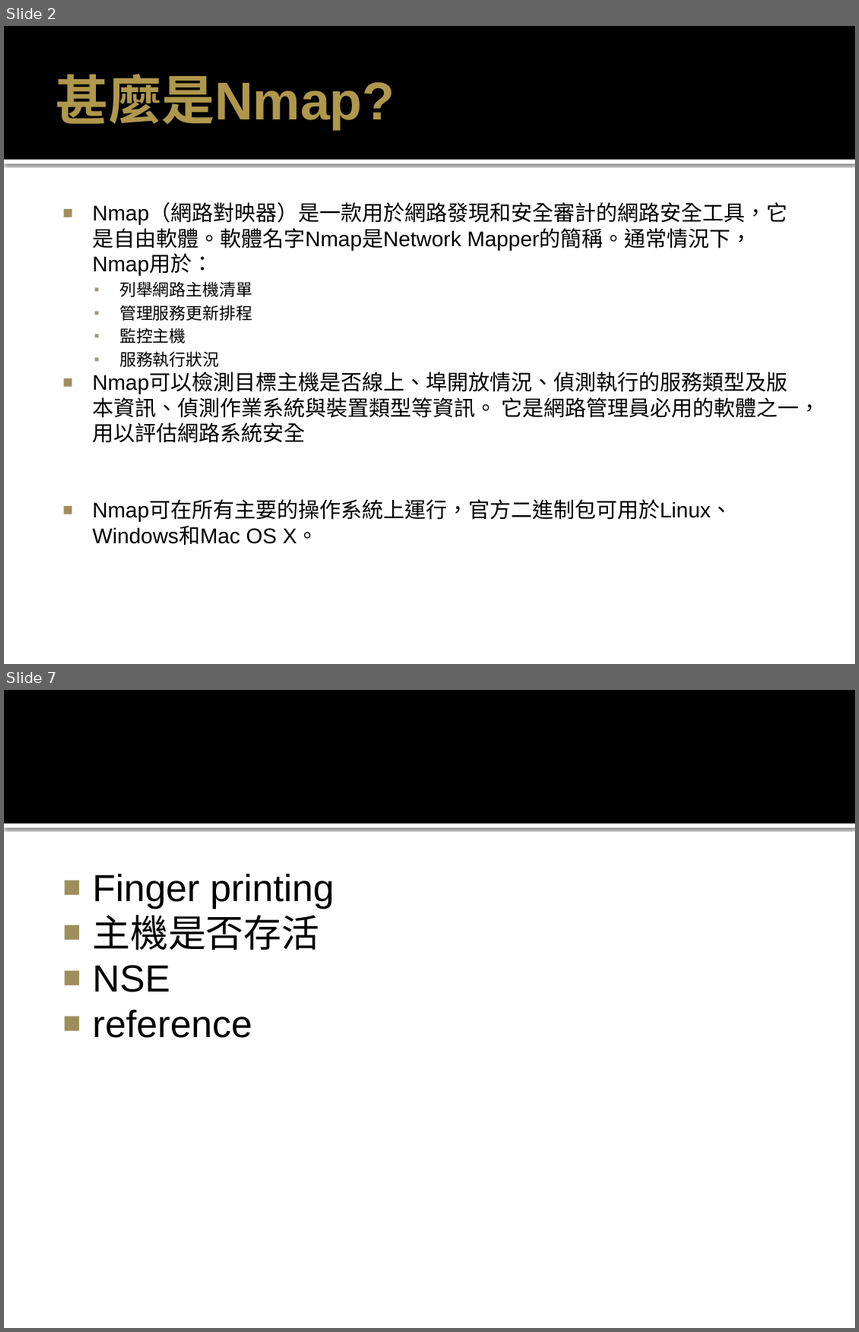
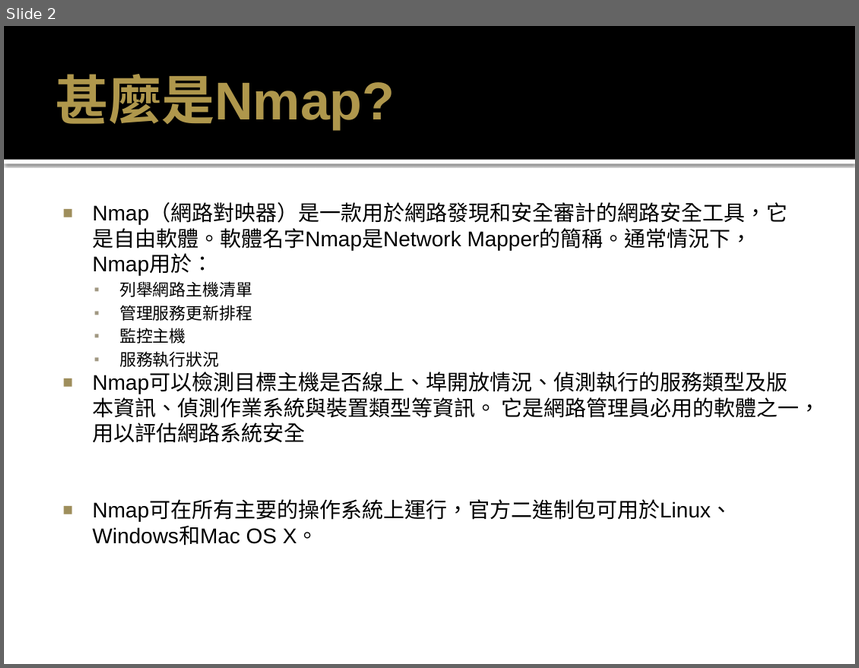
Before and after one commit to MtFeather/AI-and-Security, a slide deck: tensorflow/Nmap 密技寶典.pptx. Shown one above the other, each under a label of ours: slides 2 and 7 before the commit, slide 2 after it; the slides between them are not shown. The pictures are 859x1332 and 859x668 pixels, drawn with LibreOffice and Linux fonts; fonts in the diff are those of the drawing. Boxes give left, top, right and bottom in pixels: in the first picture for what was removed or moved away, otherwise in the second. Text is boxed around its words. In the diff, an @@ line names an element or a change of style, - is before the commit and + after.

```diff
--- a/tensorflow/Nmap 密技寶典.pptx
+++ b/tensorflow/Nmap 密技寶典.pptx
@@ slide 7 removed at (x1=4, y1=690, x2=855, y2=1328), background #FFFFFF; not listed: 2 template elements that a slide beside it also shows @@
@@ text removed at (x1=92, y1=874, x2=334, y2=1038) @@
-■ Finger printing
-■ 主機是否存活
-■ NSE
-■ reference
```
Also in this commit, not shown: 3 slides changed, 9 slides added, 1 other slide removed.
